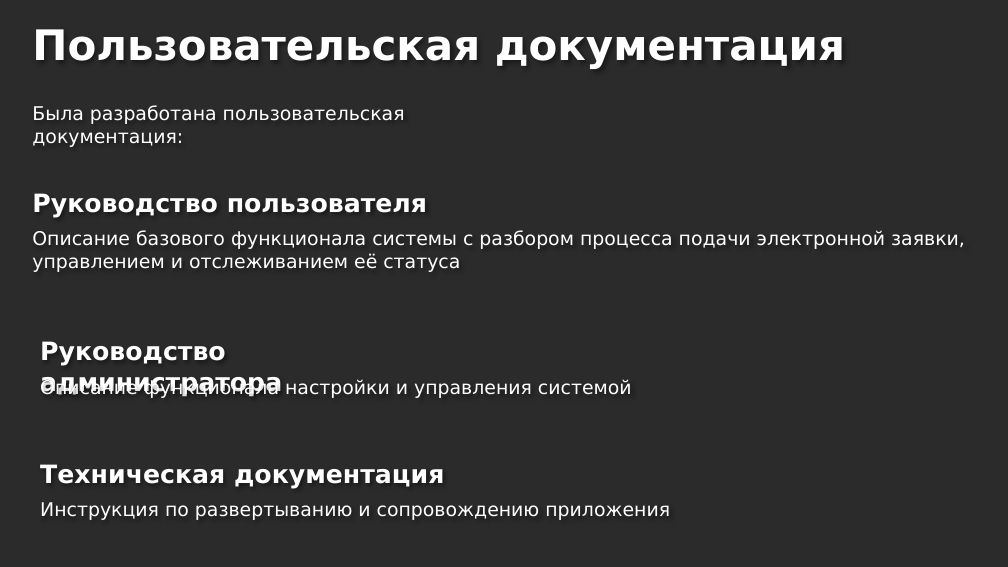
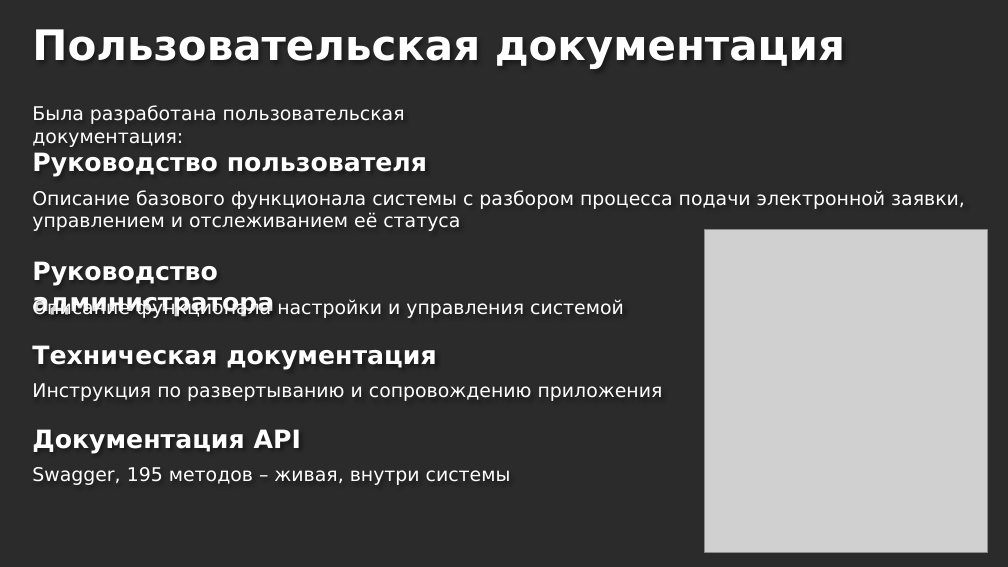
Before and after one commit to buropropuskov/systemburo, a slide deck: slide 20 of Презентация Бюро.pptx (slide 16 before the commit). Drawn at 1008x567 pixels with LibreOffice and Linux fonts; fonts in the diff are those of the drawing; grey boxes stand for pictures; background and template pictures are left out; a plain dark background stands for a picture behind light text. Boxes give left, top, right and bottom in pixels: in the first picture for what was removed or moved away, otherwise in the second. Text is boxed around its words. In the diff, an @@ line names an element or a change of style, - is before the commit and + after.

Commit message:
presentation changes

```diff
--- a/Презентация Бюро.pptx
+++ b/Презентация Бюро.pptx
@@ text "Руководство пользователя": place and size @@
-text "Руководство пользователя" at box(32, 193, 427, 218)
+text "Руководство пользователя" at box(32, 152, 427, 177)
@@ text "Описание базового функционала системы с ...": place and size @@
-text "Описание базового функционала системы с ..." at box(32, 230, 965, 272)
+text "Описание базового функционала системы с ..." at box(32, 190, 965, 231)
@@ picture added at box(705, 230, 988, 552) @@
@@ text "Руководство администратора": place and size @@
-text "Руководство администратора" at box(40, 341, 282, 397)
+text "Руководство администратора" at box(32, 261, 274, 317)
@@ text "Описание функционала настройки и управления ...": place and size @@
-text "Описание функционала настройки и управления ..." at box(40, 379, 632, 399)
+text "Описание функционала настройки и управления ..." at box(32, 299, 624, 319)
@@ text "Техническая документация": place and size @@
-text "Техническая документация" at box(40, 464, 444, 489)
+text "Техническая документация" at box(32, 345, 436, 370)
@@ text "Инструкция по развертыванию и сопровождению ...": place and size @@
-text "Инструкция по развертыванию и сопровождению ..." at box(40, 502, 670, 520)
+text "Инструкция по развертыванию и сопровождению ..." at box(32, 383, 663, 401)
@@ text added at box(32, 429, 301, 454), 24 pt, text #FFFFFF, bold @@
+Документация API
@@ text added at box(32, 467, 511, 485), 18 pt, text #FFFFFF @@
+Swagger, 195 методов – живая, внутри системы
```
Also in this commit, not shown: 4 other slides changed, 5 slides added.
